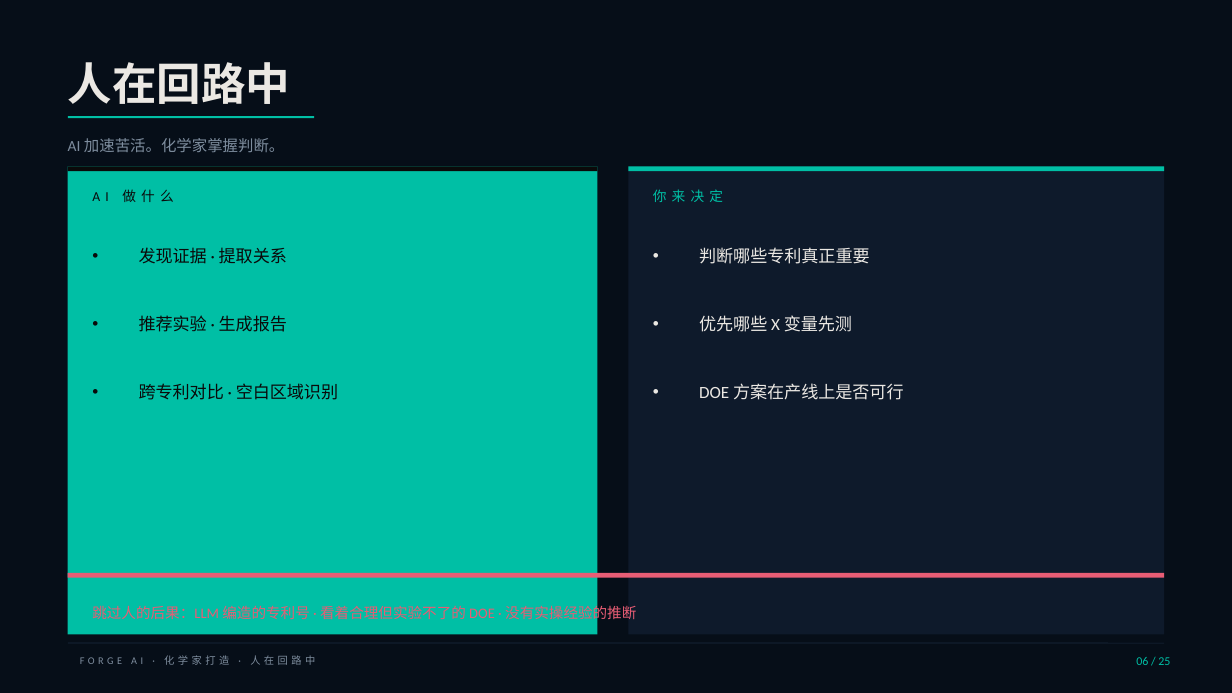
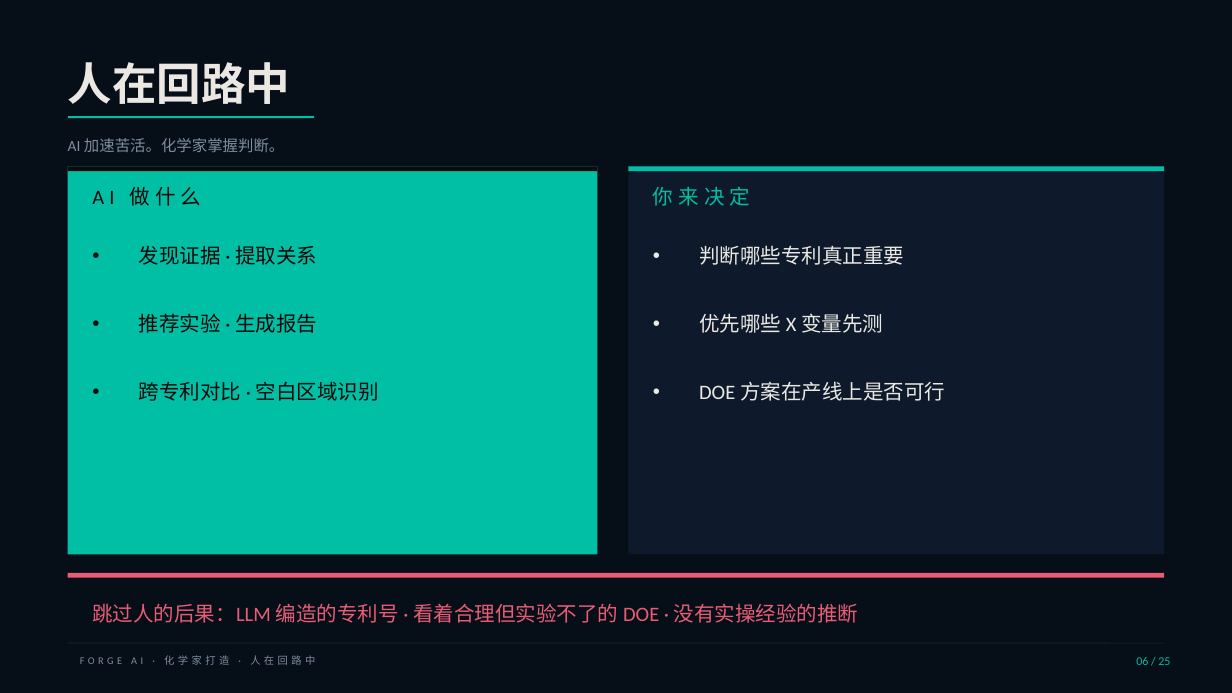
Before and after one commit to newbison/AI_CHEMIST, a slide deck: slide 6 of ppt/FORGE_AI_25_CN.pptx. Drawn at 1232x693 pixels with LibreOffice and Linux fonts; fonts in the diff are those of the drawing. Boxes give left, top, right and bottom in pixels: in the first picture for what was removed or moved away, otherwise in the second. Text is boxed around its words. In the diff, an @@ line names an element or a change of style, - is before the commit and + after.

```diff
--- a/ppt/FORGE_AI_25_CN.pptx
+++ b/ppt/FORGE_AI_25_CN.pptx
@@ rectangle: place and size @@
-rectangle at <box>68,166,598,634</box>
+rectangle at <box>68,166,598,554</box>
@@ rectangle: place and size @@
-rectangle at <box>628,166,1164,634</box>
+rectangle at <box>628,166,1164,554</box>
@@ text "AI 做什么" at <box>92,187,201,206</box>: size 8 to 12 pt @@
@@ text "你来决定" at <box>653,187,750,206</box>: size 8 to 12 pt @@
@@ size 10 to 12 pt in 6 elements at <box>139,246,317,265</box>, <box>139,313,317,333</box>, <box>139,381,379,401</box>, <box>699,245,904,265</box>, <box>699,313,883,333</box>, <box>699,381,945,401</box> @@
@@ text "跳过人的后果：LLM 编造的专利号 · 看着合理但实验不了的 DOE ..." at <box>92,603,859,623</box>: size 8.5 to 12 pt @@
```
Also in this commit, not shown: 10 other slides changed, 32 other files.
